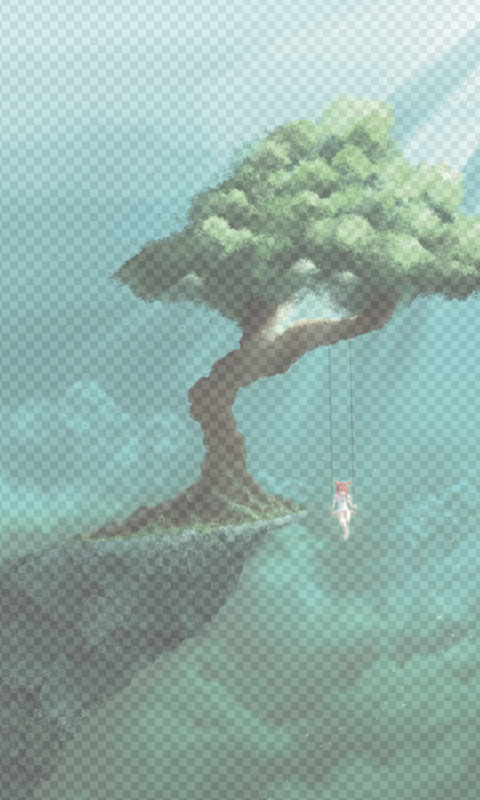
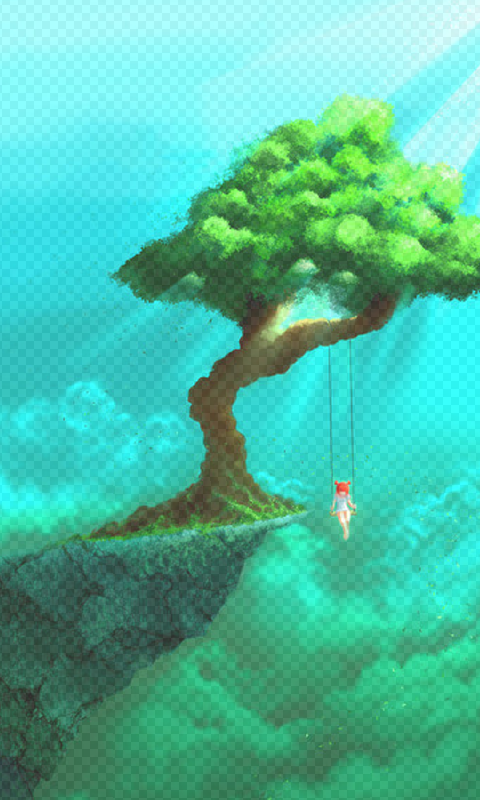
The second 480 × 800 image is a revision of the first. Changes to its layers:
added layer "图层 10" above "图层 3" over [0, 0, 480, 800]
painted on "图层 3" over [0, 0, 480, 800]
